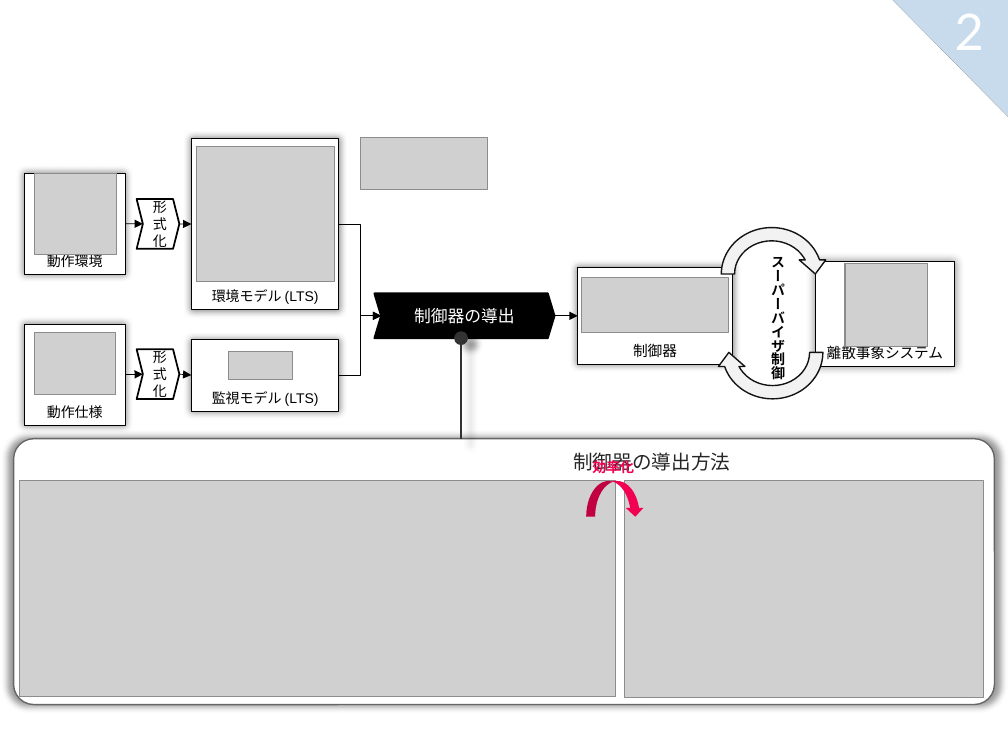
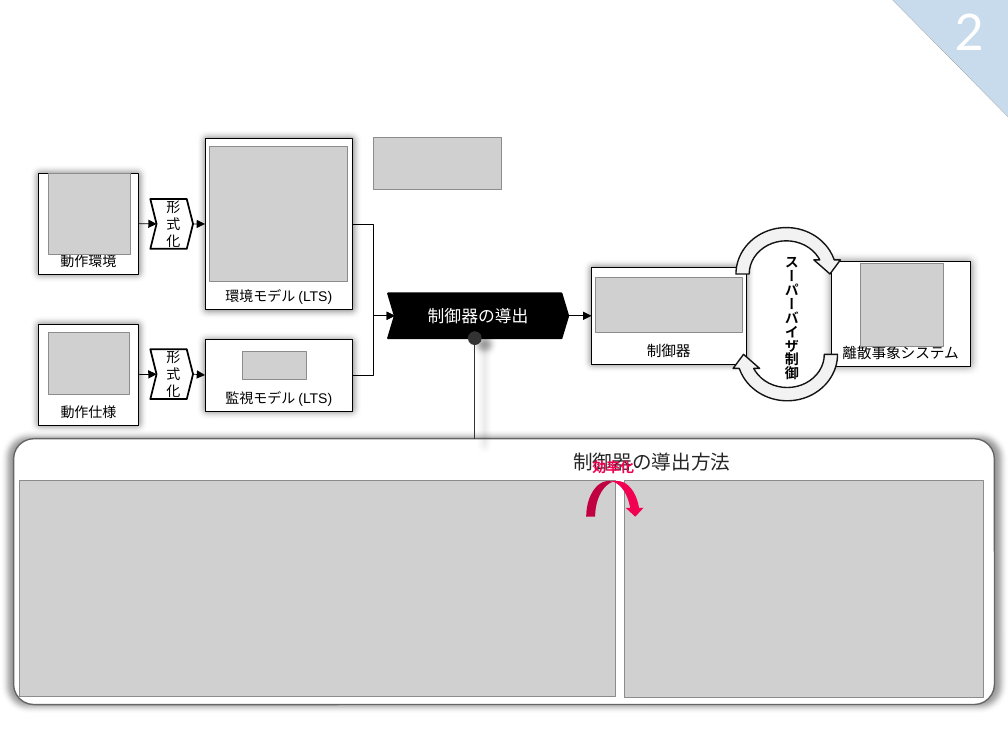
Before and after one commit to tei-lab-univ/2025-midterm-report-YukiTsuzuku, a slide deck: slide 2 of figures/figures.pptx. Drawn at 1008x756 pixels with LibreOffice and Linux fonts; fonts in the diff are those of the drawing; grey boxes stand for pictures. Boxes give left, top, right and bottom in pixels: in the first picture for what was removed or moved away, otherwise in the second. Text is boxed around its words. In the diff, an @@ line names an element or a change of style, - is before the commit and + after.

```diff
--- a/figures/figures.pptx
+++ b/figures/figures.pptx
@@ 7 pictures, 6 rectangles, 6 arrows, 3 chevrons, 2 elbow arrows, 2 circular arrows, 1 text: place and size @@
-7 pictures, 6 rectangles, 6 arrows, 3 chevrons, 2 elbow arrows, 2 circular arrows, 1 text at <box>24,138,955,438</box>
+7 pictures, 6 rectangles, 6 arrows, 3 chevrons, 2 elbow arrows, 2 circular arrows, 1 text at <box>38,138,971,438</box>
```
Also in this commit, not shown: 1 other file.
